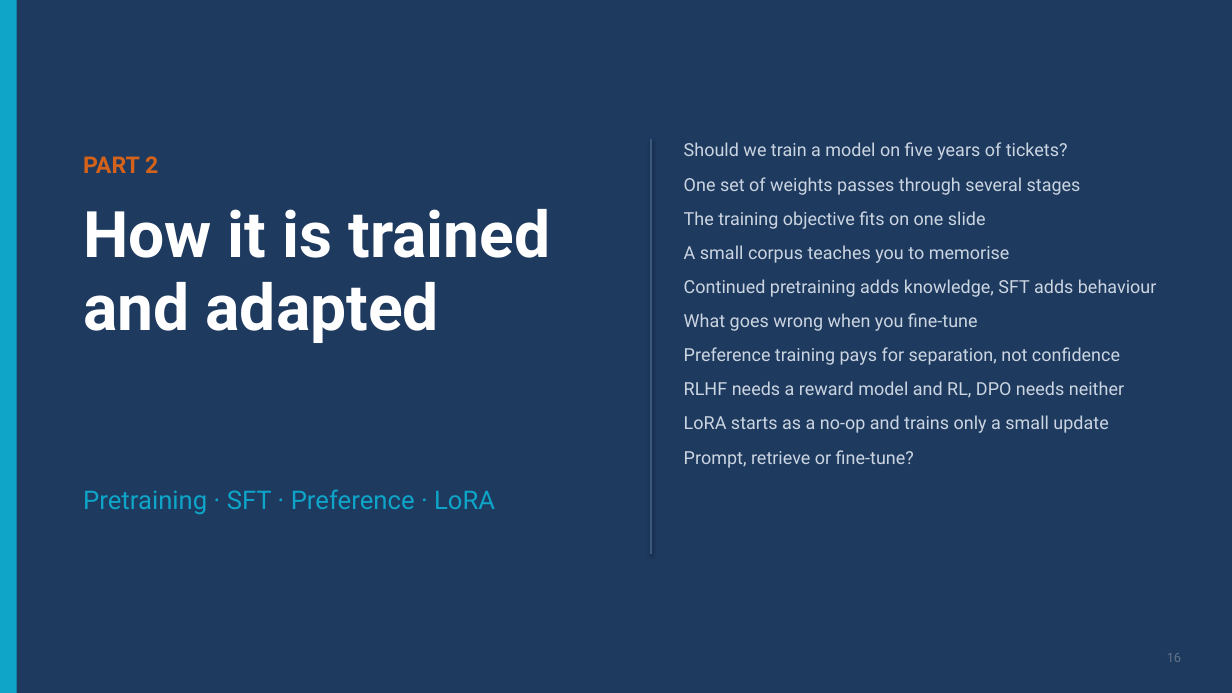
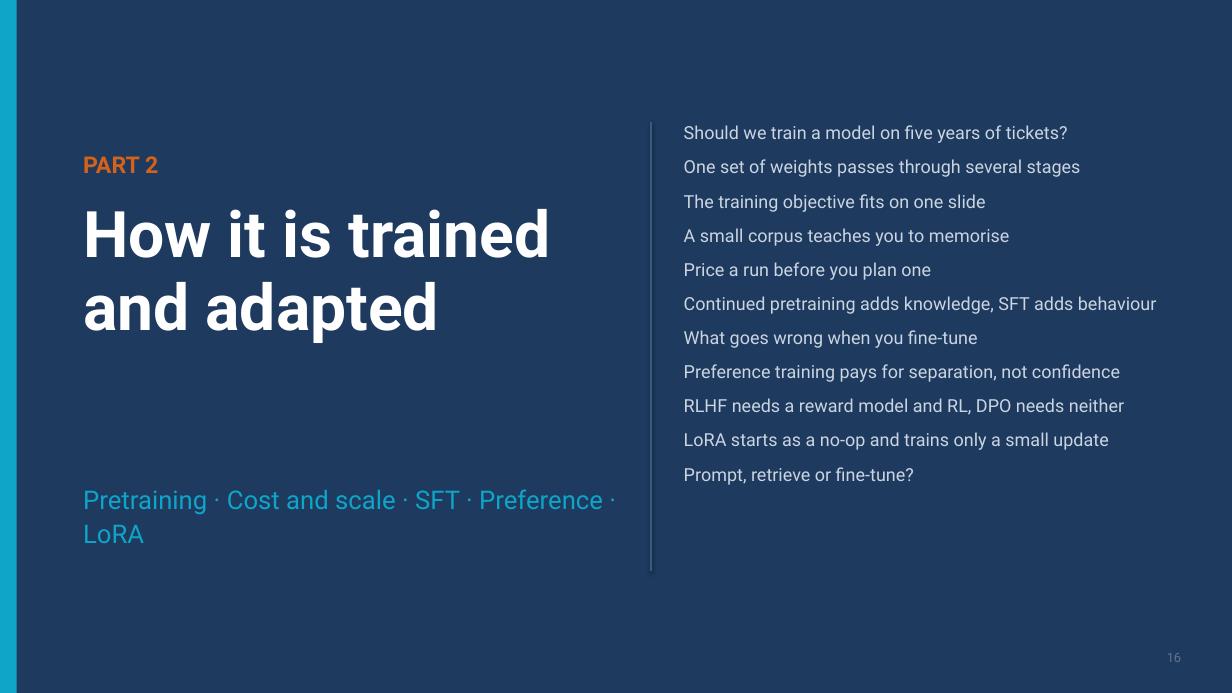
Before and after one commit to ramseywise/learn-ai-engineering, a slide deck: slide 16 of generative-ai/01-llm-fundamentals/slides/llm-fundamentals.pptx. Drawn at 1232x693 pixels with LibreOffice and Linux fonts; fonts in the diff are those of the drawing. Boxes give left, top, right and bottom in pixels: in the first picture for what was removed or moved away, otherwise in the second. Text is boxed around its words. In the diff, an @@ line names an element or a change of style, - is before the commit and + after.

```diff
--- a/generative-ai/01-llm-fundamentals/slides/llm-fundamentals.pptx
+++ b/generative-ai/01-llm-fundamentals/slides/llm-fundamentals.pptx
@@ line moved from (652, 139) - (652, 555) to (652, 122) - (652, 571) @@
@@ text "Should we train a model ...": place and size @@
-text "Should we train a model ..." at <box>684,142,1157,468</box>
+text "Should we train a model ..." at <box>684,125,1157,485</box>
@@ text at <box>684,262,931,280</box>: paragraph added @@
+Price a run before you plan one
@@ text at <box>83,489,603,543</box>: text changed @@
-Pretraining · SFT · Preference · LoRA
+Pretraining · Cost and scale · SFT · Preference · LoRA
```
Also in this commit, not shown: 20 other slides changed, 1 slide added, 59 other files.
